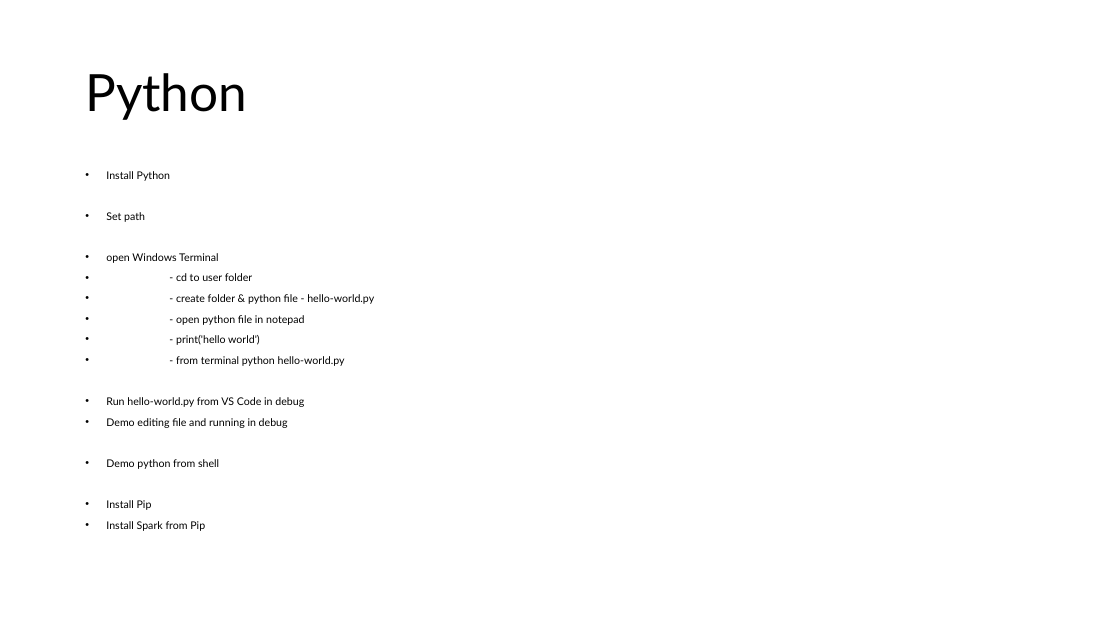
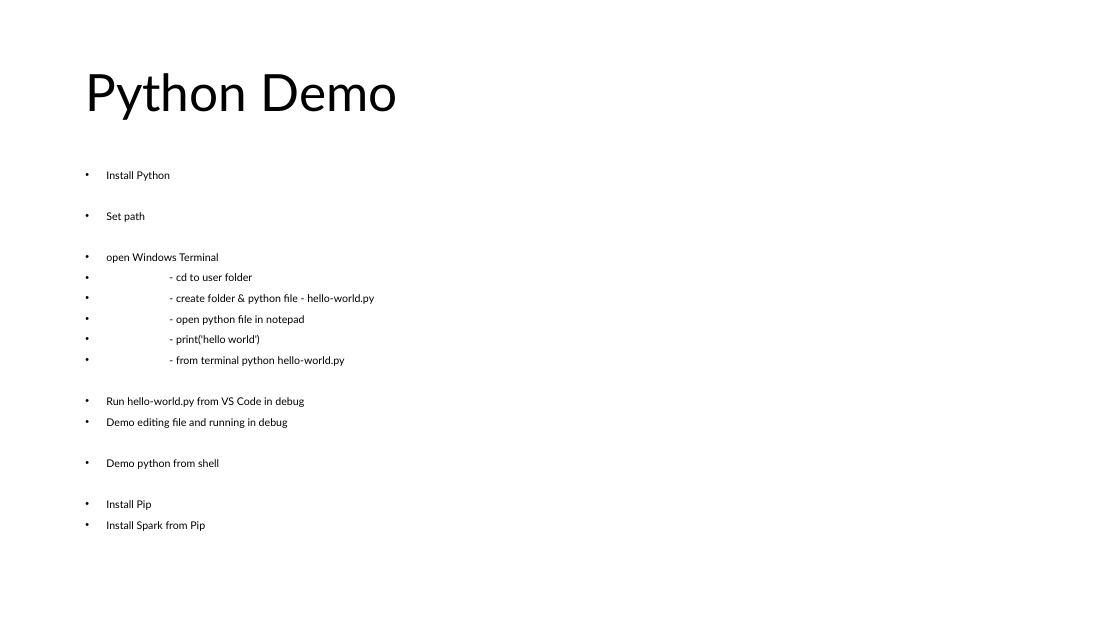
Before and after one commit to phil-a10/Talks, a slide deck: slide 41 of Data Engineering Using Free Tools/Learn Data Engineering For Free.pptx (slide 54 before the commit). Drawn at 1120x630 pixels with LibreOffice and Linux fonts; fonts in the diff are those of the drawing. Boxes give left, top, right and bottom in pixels: in the first picture for what was removed or moved away, otherwise in the second. Text is boxed around its words. In the diff, an @@ line names an element or a change of style, - is before the commit and + after.

```diff
--- a/Data Engineering Using Free Tools/Learn Data Engineering For Free.pptx
+++ b/Data Engineering Using Free Tools/Learn Data Engineering For Free.pptx
@@ title at bbox=[85, 73, 398, 120]: text changed @@
-Python
+Python Demo
```
Also in this commit, not shown: 4 slides added, 1 slide removed.
